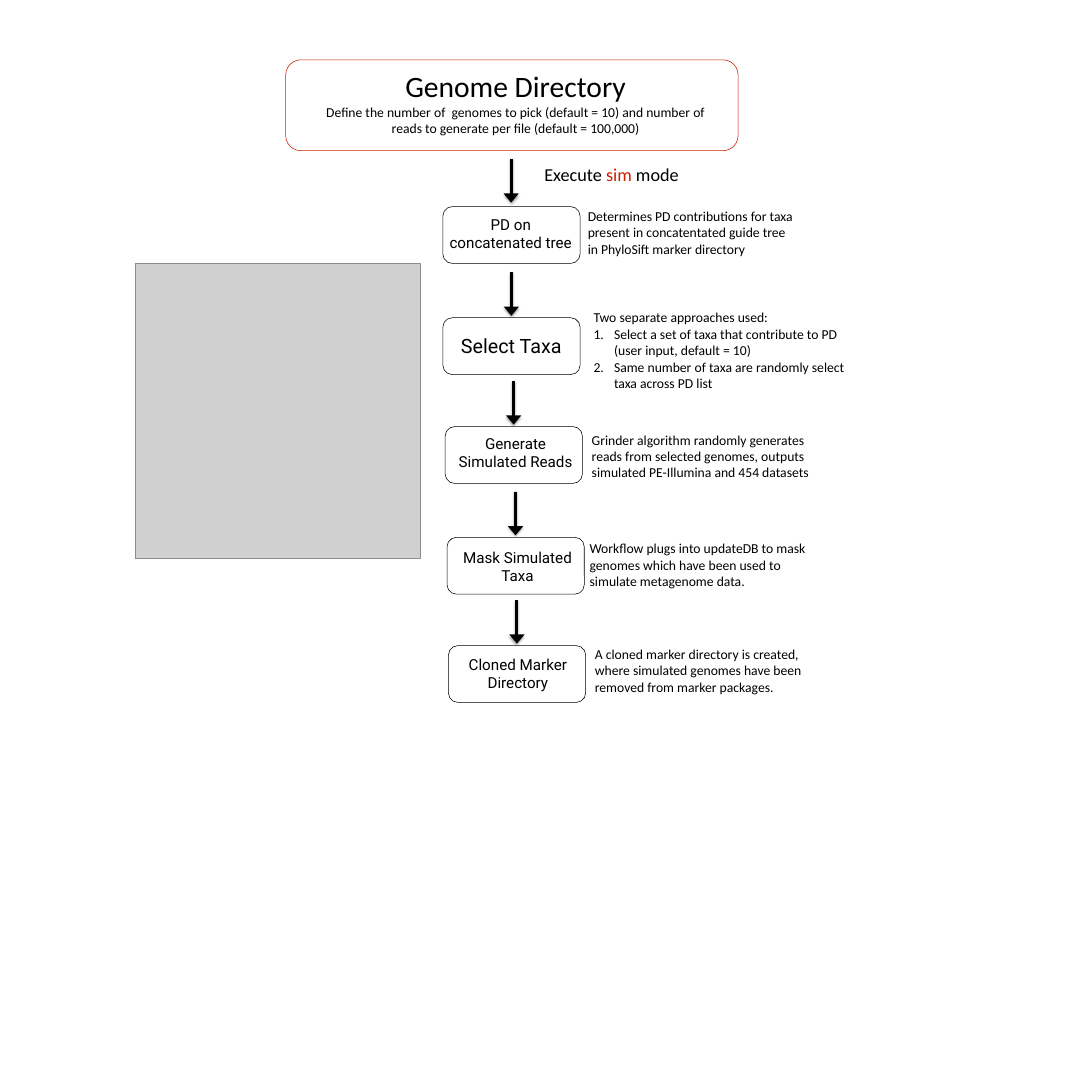
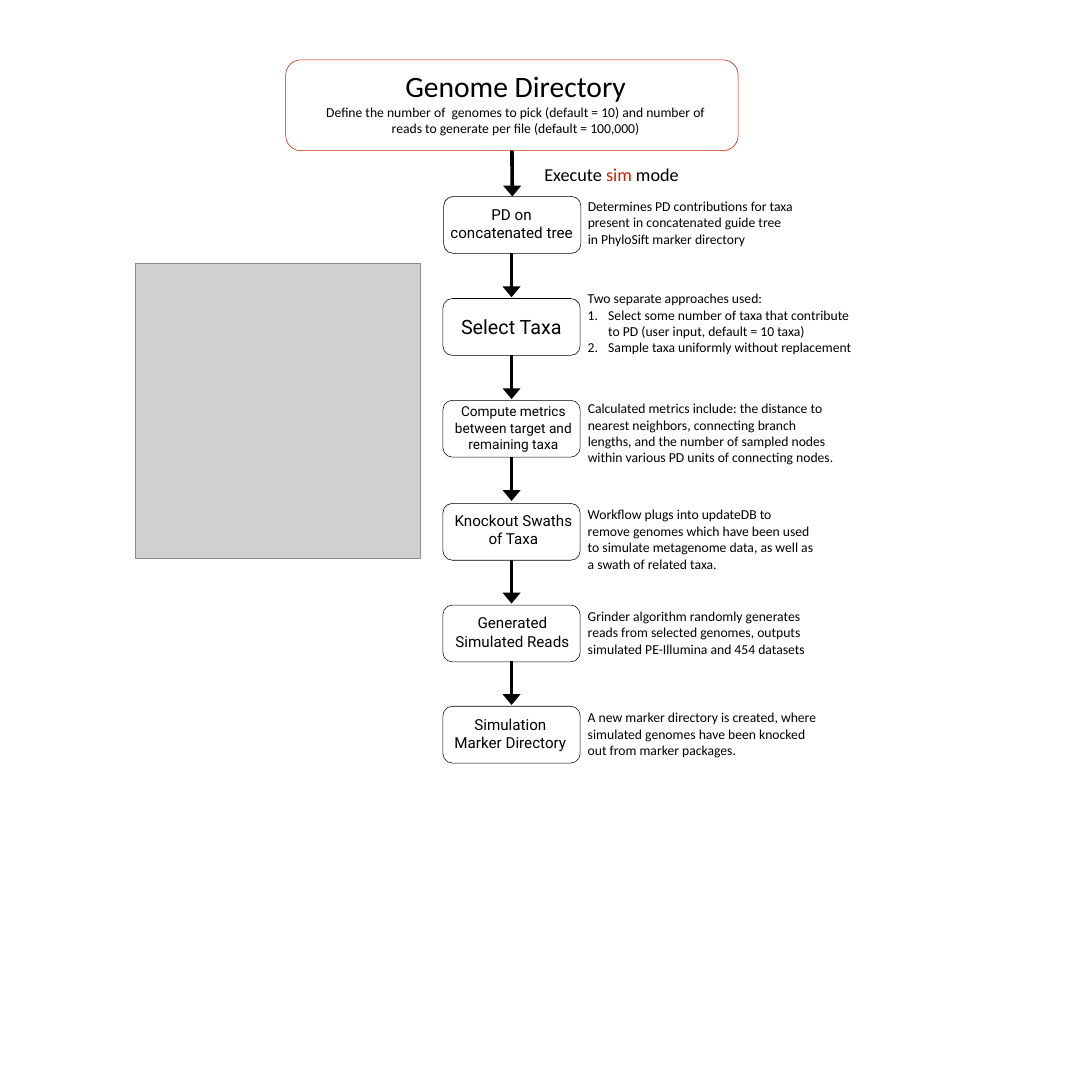
Before and after one commit to gjospin/PhyloSift, a slide deck: slide 1 of writing/figures/Phylosift_Kangaroo.pptx. Drawn at 1092x1092 pixels with LibreOffice and Linux fonts; fonts in the diff are those of the drawing; grey boxes stand for pictures. Boxes give left, top, right and bottom in pixels: in the first picture for what was removed or moved away, otherwise in the second. Text is boxed around its words. In the diff, an @@ line names an element or a change of style, - is before the commit and + after.

```diff
--- a/writing/figures/Phylosift_Kangaroo.pptx
+++ b/writing/figures/Phylosift_Kangaroo.pptx
@@ 1 text, 1 rounded rectangle, 1 arrow: place and size @@
-1 text, 1 rounded rectangle, 1 arrow at (443, 159, 580, 263)
+1 text, 1 rounded rectangle, 1 arrow at (444, 151, 581, 253)
@@ arrow (512, 151) - (512, 197): stroke #000000 4 pt to #000000 4.75 pt @@
@@ text at (588, 201, 793, 246): text changed @@
-Determines PD contributions for taxa present in concatentated guide tree in PhyloSift marker directory
+Determines PD contributions for taxa present in concatenated guide tree in PhyloSift marker directory
@@ 1 text, 1 rounded rectangle, 1 arrow: place and size @@
-1 text, 1 rounded rectangle, 1 arrow at (443, 272, 580, 375)
+1 text, 1 rounded rectangle, 1 arrow at (443, 253, 580, 355)
@@ arrow (512, 253) - (512, 297): stroke #000000 4 pt to #000000 4.75 pt @@
@@ text "Two separate approaches used:": place and size @@
-text "Two separate approaches used:" at (594, 312, 844, 388)
+text "Two separate approaches used:" at (588, 293, 851, 355)
@@ text at (608, 310, 851, 355): text changed @@
-1. Select a set of taxa that contribute to PD (user input, default = 10)
-2. Same number of taxa are randomly select taxa across PD list
+1. Select some number of taxa that contribute to PD (user input, default = 10 taxa)
+2. Sample taxa uniformly without replacement
@@ arrow moved from (514, 381) - (514, 425) to (512, 355) - (512, 399) @@
@@ arrow (512, 355) - (512, 399): stroke #000000 4 pt to #000000 4.75 pt @@
@@ rounded rectangle added at (443, 400, 580, 457), outline #000000 0.75 pt @@
@@ text added at (455, 406, 572, 452), 18 pt, text #000000 @@
+Compute metrics between target and remaining taxa
@@ text added at (588, 403, 833, 465), 18 pt, text #000000 @@
+Calculated metrics include: the distance to nearest neighbors, connecting branch lengths, and the number of sampled nodes within various PD units of connecting nodes.
@@ arrow added from (512, 457) to (512, 501), #000000 4.75 pt @@
@@ rounded rectangle: place and size @@
-rounded rectangle at (445, 426, 582, 483)
+rounded rectangle at (443, 503, 580, 560)
@@ text at (588, 509, 813, 569): text changed @@
-Workflow plugs into updateDB to mask genomes which have been used to simulate metagenome data.
+Workflow plugs into updateDB to remove genomes which have been used to simulate metagenome data, as well as a swath of related taxa.
@@ text at (455, 514, 572, 544): text changed @@
-Generate Simulated Reads
+Knockout Swaths of Taxa
@@ arrow moved from (515, 491) - (515, 535) to (512, 560) - (512, 603) @@
@@ arrow (512, 560) - (512, 603): stroke #000000 4 pt to #000000 4.75 pt @@
@@ rounded rectangle: place and size @@
-rounded rectangle at (447, 537, 584, 594)
+rounded rectangle at (443, 605, 580, 662)
@@ text at (455, 616, 569, 647): text changed @@
-Mask Simulated Taxa
+Generated Simulated Reads
@@ text "Grinder algorithm randomly generates reads ...": place and size @@
-text "Grinder algorithm randomly generates reads ..." at (592, 435, 808, 477)
+text "Grinder algorithm randomly generates reads ..." at (588, 611, 804, 654)
@@ arrow moved from (517, 600) - (517, 644) to (512, 661) - (512, 705) @@
@@ arrow (512, 661) - (512, 705): stroke #000000 4 pt to #000000 4.75 pt @@
@@ rounded rectangle: place and size @@
-rounded rectangle at (448, 645, 585, 702)
+rounded rectangle at (443, 707, 580, 763)
@@ text at (454, 718, 567, 752): text changed @@
-Cloned Marker Directory
+Simulation Marker Directory
@@ text at (588, 712, 816, 758): text changed @@
-A cloned marker directory is created, where simulated genomes have been removed from marker packages.
+A new marker directory is created, where simulated genomes have been knocked out from marker packages.
```
Also in this commit, not shown: 11 other files.
